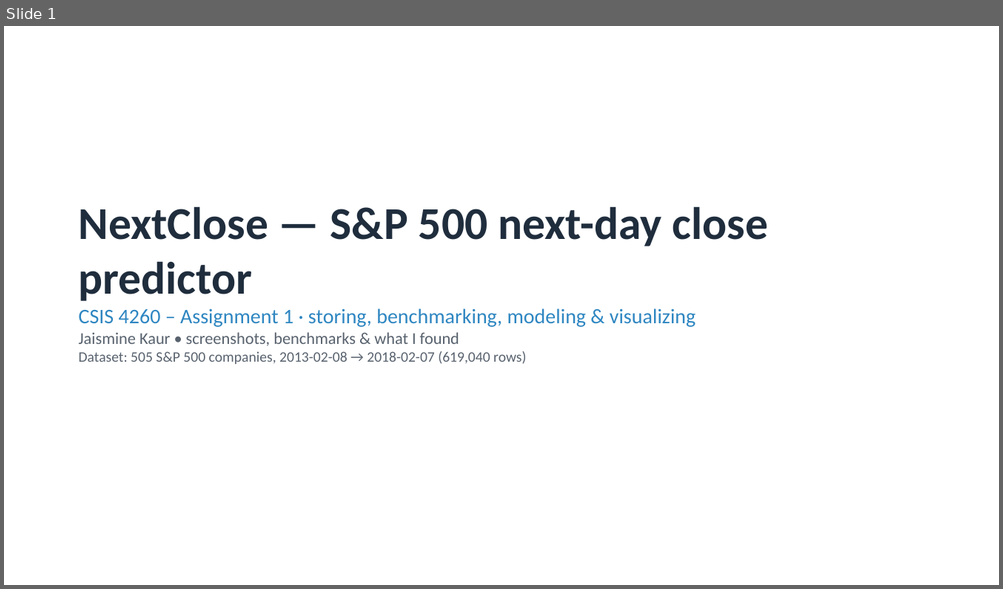
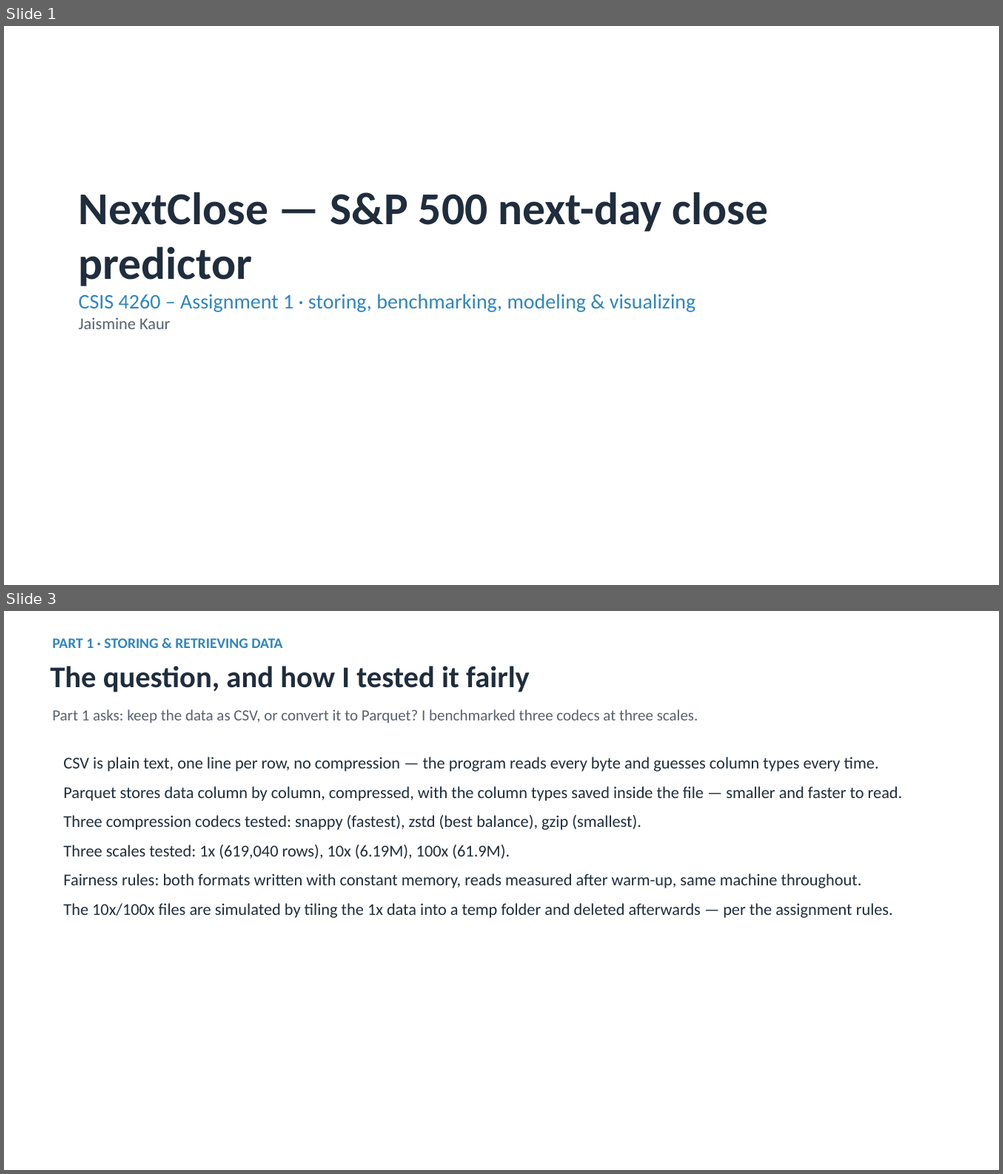
Before and after one commit to jaismine19/NextClose, a slide deck: docs/CSIS4260_Assignment1_Dashboard_Screenshots.pptx. Shown one above the other, each under a label of ours: slide 1 before the commit, slides 1 and 3 after it; the slides between them are not shown. The pictures are 1003x589 and 1003x1174 pixels, drawn with LibreOffice and Linux fonts; fonts in the diff are those of the drawing. Boxes give left, top, right and bottom in pixels: in the first picture for what was removed or moved away, otherwise in the second. Text is boxed around its words. In the diff, an @@ line names an element or a change of style, - is before the commit and + after.

Commit message:
Update presentation deck and remove README references to deleted helper scripts

```diff
--- a/docs/CSIS4260_Assignment1_Dashboard_Screenshots.pptx
+++ b/docs/CSIS4260_Assignment1_Dashboard_Screenshots.pptx
@@ slide 3 added at <box>4,611,999,1170</box>, background #FFFFFF @@
@@ text added at <box>52,638,282,648</box>, 14 pt, text #2E86C1, bold @@
+PART 1 · STORING & RETRIEVING DATA
@@ text added at <box>50,666,529,692</box>, 29 pt, text #1F2D3D, bold @@
+The question, and how I tested it fairly
@@ text added at <box>52,709,698,723</box>, 15 pt, text #58626E @@
+Part 1 asks: keep the data as CSV, or convert it to Parquet? I benchmarked three codecs at three scales.
@@ text added at <box>63,757,902,918</box>, 16 pt, text #1F2D3D @@
+CSV is plain text, one line per row, no compression — the program reads every byte and guesses column types every time.
+Parquet stores data column by column, compressed, with the column types saved inside the file — smaller and faster to read.
+Three compression codecs tested: snappy (fastest), zstd (best balance), gzip (smallest).
+Three scales tested: 1x (619,040 rows), 10x (6.19M), 100x (61.9M).
+Fairness rules: both formats written with constant memory, reads measured after warm-up, same machine throughout.
+The 10x/100x files are simulated by tiling the 1x data into a temp folder and deleted afterwards — per the assignment rules.
@@ slide 1 changed as well @@
@@ text "NextClose — S&P 500 next-day ...": place and size @@
-text "NextClose — S&P 500 next-day ..." at <box>79,207,768,364</box>
+text "NextClose — S&P 500 next-day ..." at <box>79,192,768,329</box>
@@ text at <box>79,318,170,329</box>: text changed; size 14 to 16 pt @@
-Jaismine Kaur • screenshots, benchmarks & what I found
-Dataset: 505 S&P 500 companies, 2013-02-08 → 2018-02-07 (619,040 rows)
+Jaismine Kaur
```
Also in this commit, not shown: 7 other slides changed, 13 other slides added, 8 slides removed, 1 other file.
